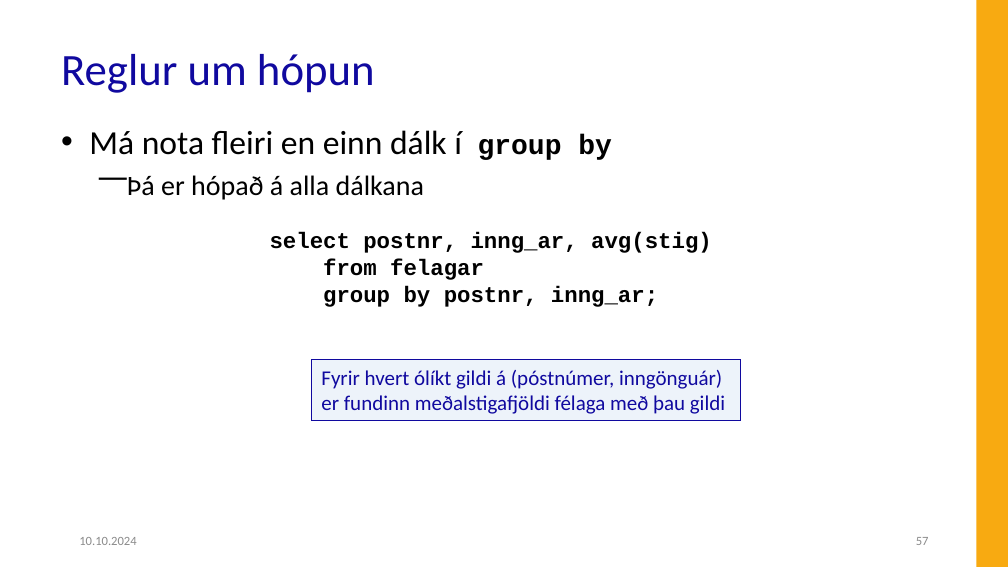
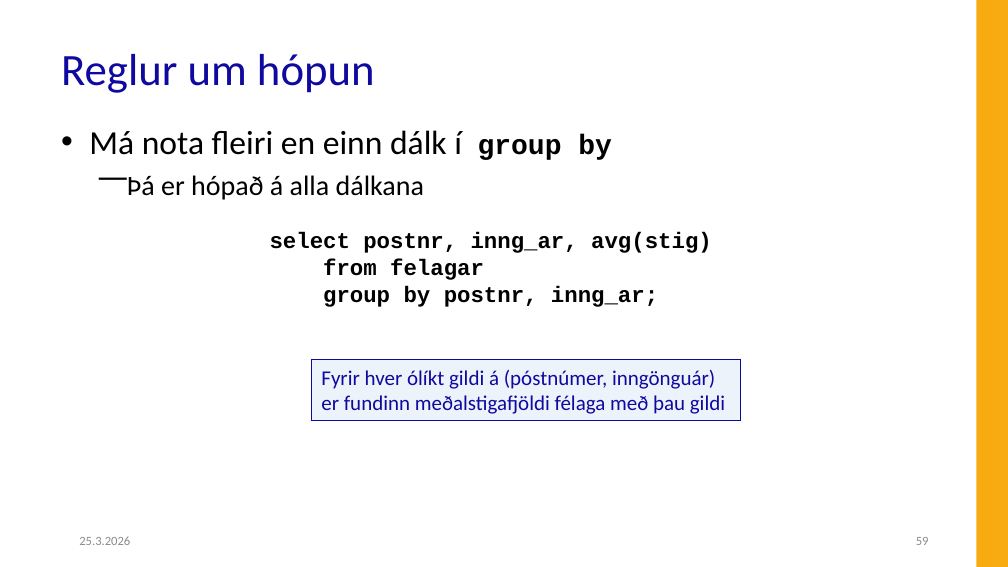
Before and after one commit to Hjalmtyr/SQL1, a slide deck: slide 59 of SQL-I.pptx (slide 57 before the commit). Drawn at 1008x567 pixels with LibreOffice and Linux fonts; fonts in the diff are those of the drawing; background and template pictures are left out. Boxes give left, top, right and bottom in pixels: in the first picture for what was removed or moved away, otherwise in the second. Text is boxed around its words. In the diff, an @@ line names an element or a change of style, - is before the commit and + after.

```diff
--- a/SQL-I.pptx
+++ b/SQL-I.pptx
@@ text in rectangle at (x1=321, y1=370, x2=715, y2=389): text changed @@
-Fyrir hvert ólíkt gildi á (póstnúmer, inngönguár)
+Fyrir hver ólíkt gildi á (póstnúmer, inngönguár)
@@ text at (x1=79, y1=536, x2=130, y2=545): text changed @@
-10.10.2024
+25.3.2026
```
Also in this commit, not shown: 80 other slides changed, 4 slides added, 2 slides removed, 21 other files.
